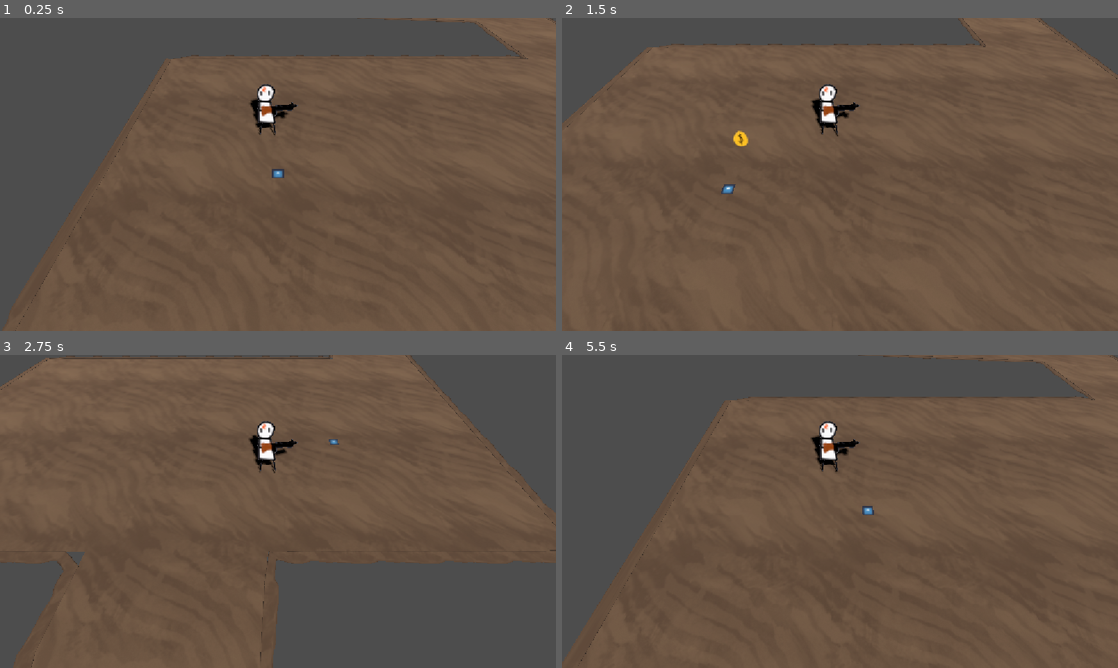
Above: before the commit, frames 1-4 (two rows, left to right).
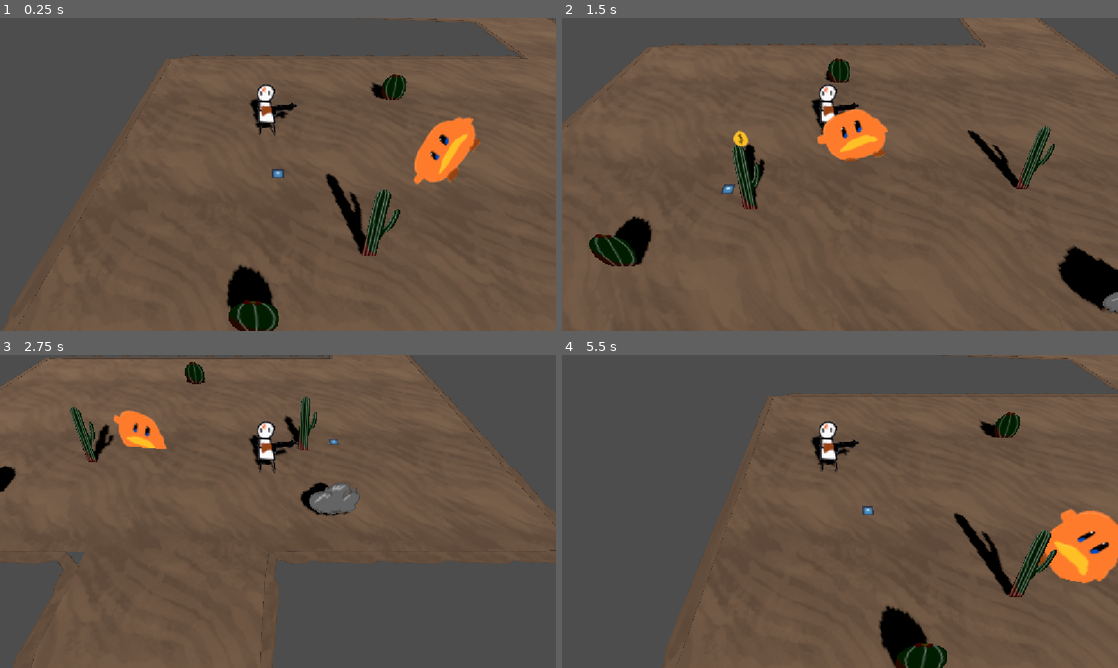
Above: after the commit, the same moments.

Repository: gmuGADIG/DEADSHOT
Game: Godot game, scene res://world/levels/desert_large/level_desert_large.tscn
Same seed, same stepped clock (60 frames per second), same inputs: the game is played once before the commit and once after it. This scene is started directly instead of the project's main scene. The engine's default icon, where the game draws it, is replaced by a stand-in: a white triangle on a blue panel in a dark square.
Inputs (mouse positions are in pixels of both pictures, inside the frame that each line leads up to):
- Up to frame 1 (0.25 s): no input
- Up to frame 2 (1.5 s): move the mouse to (962, 158) at 0.52 s; hold D (move_right) 0.53-1.28 s; hold E (interact) 0.53-1.28 s; move the mouse to (728, 190) at 1.27 s; hold S (move_down) from 1.28 s (still down); click (728, 190) at 1.35 s
- Up to frame 3 (2.75 s): tap E (interact) at 1.55 s; move the mouse to (333, 442) at 2.02 s; release S (move_down) at 2.03 s; hold D (move_right) from 2.03 s (still down); hold E (interact) from 2.03 s (still down)
- Up to frame 4 (5.5 s): move the mouse to (812, 574) at 2.77 s; release D (move_right) at 2.78 s; release E (interact) at 2.78 s; hold W (move_up) 2.78-3.53 s; tap Space (roll) at 2.85 s; tap E (interact) at 3.05, 3.8, 4.35, 5.3 s; move the mouse to (1006, 558) at 3.52 s; hold Right mouse button (whip) 3.53-4.28 s; hold A (move_left) 3.53-5.03 s; move the mouse to (673, 464) at 4.27 s; move the mouse to (867, 511) at 5.02 s; press the mouse at (867, 511) at 5.03 s; hold S (move_down) from 5.03 s (still down)

The runs differ from the first frame. In frame 1, 4.8% of the frame differs, in the area x 40-87%, y 18-100%; in frame 2, 6.0%; in frame 3, 2.9%; in frame 4, 14%, in the area x 0-100%, y 0-100%.

Commit message:
Placeholder interactables (WIP)
Placed some interactable objects to fill out the layout.

Diff:
--- a/world/levels/desert_large/level_desert_large.tscn
+++ b/world/levels/desert_large/level_desert_large.tscn
@@ -1,8 +1,13 @@
-[gd_scene load_steps=6 format=3 uid="uid://crgv6bkolrlyy"]
+[gd_scene load_steps=11 format=3 uid="uid://crgv6bkolrlyy"]
 
 [ext_resource type="PackedScene" uid="uid://bk60c4813t663" path="res://world/levels/level_base.tscn" id="1_b00wy"]
 [ext_resource type="Resource" uid="uid://q24ustx30otu" path="res://world/floor/sand/sand.tres" id="2_5t0jw"]
 [ext_resource type="PackedScene" uid="uid://rberd5xw8srm" path="res://world/transitions/transition.tscn" id="2_8watp"]
+[ext_resource type="PackedScene" uid="uid://d1e8myf75tnlv" path="res://world/interactables/cover/cover_cactus_large.tscn" id="4_xa3ak"]
+[ext_resource type="PackedScene" uid="uid://c8a3ul47e6b2y" path="res://world/interactables/cover/cover_boulder.tscn" id="7_afdcq"]
+[ext_resource type="PackedScene" uid="uid://bricos36gg40h" path="res://world/interactables/barrel/barrel.tscn" id="8_afdcq"]
+[ext_resource type="PackedScene" uid="uid://c2bxn6p802s68" path="res://world/interactables/cover/cover_cactus_small.tscn" id="8_bu2xb"]
+[ext_resource type="PackedScene" uid="uid://ckbr1getgwitd" path="res://world/interactables/tumbleweed/tumbleweed.tscn" id="9_bu2xb"]
 
 [sub_resource type="NavigationMesh" id="NavigationMesh_afdcq"]
 vertices = PackedVector3Array(-10.250001, 0.489998, -33.554787, -10.250001, 0.489998, -31.804787, -8.750001, 0.489998,  …(1947 unchanged characters)…
@@ -43,7 +48,7 @@
 target_scene = "uid://blppqsxslhh07"
 target_entry_point = "Right"
 
-[node name="Entry_South" parent="TransitionAreas" index="1" instance=ExtResource("2_8watp")]
+[node name="Right" parent="TransitionAreas" index="1" instance=ExtResource("2_8watp")]
 transform = Transform3D(-5.2797706e-08, 0, 1.2078707, 0, 1, 0, -1.2078707, 0, -5.2797706e-08, 14.213625, 0, 25.25497)
 target_scene = "uid://d0lbvne2ofk7c"
 target_entry_point = "Left"
@@ -53,3 +58,91 @@
 
 [node name="Player" parent="." index="5"]
 transform = Transform3D(1.2078707, 0, 0, 0, 1, 0, 0, 0, 1.2078707, 6.2078705, 0, -10.415741)
+
+[node name="Boulder" type="Node" parent="." index="7"]
+
+[node name="Boulder" parent="Boulder" index="0" instance=ExtResource("7_afdcq")]
+transform = Transform3D(1, 0, 0, 0, 1, 0, 0, 0, 1, 19.811537, 0.17816657, -2.0705712)
+
+[node name="Boulder2" parent="Boulder" index="1" instance=ExtResource("7_afdcq")]
+transform = Transform3D(1, 0, 0, 0, 1, 0, 0, 0, 1, 18.462555, 0.1781648, -27.93689)
+
+[node name="Boulder3" parent="Boulder" index="2" instance=ExtResource("7_afdcq")]
+transform = Transform3D(1, 0, 0, 0, 1, 0, 0, 0, 1, 17.201342, 0.17816389, -26.712894)
+
+[node name="Boulder4" parent="Boulder" index="3" instance=ExtResource("7_afdcq")]
+transform = Transform3D(1, 0, 0, 0, 1, 0, 0, 0, 1, 18.515718, 0.17816478, -25.28032)
+
+[node name="Boulder5" parent="Boulder" index="4" instance=ExtResource("7_afdcq")]
+transform = Transform3D(1, 0, 0, 0, 1, 0, 0, 0, 1, 17.042234, 0.17816493, -24.416393)
+
+[node name="Boulder6" parent="Boulder" index="5" instance=ExtResource("7_afdcq")]
+transform = Transform3D(1, 0, 0, 0, 1, 0, 0, 0, 1, 11.21336, 0.17816426, -26.50298)
+
+[node name="Boulder7" parent="Boulder" index="6" instance=ExtResource("7_afdcq")]
+transform = Transform3D(1, 0, 0, 0, 1, 0, 0, 0, 1, 0.94015527, 0.17816462, -29.55384)
+
+[node name="Boulder8" parent="Boulder" index="7" instance=ExtResource("7_afdcq")]
+transform = Transform3D(1, 0, 0, 0, 1, 0, 0, 0, 1, 5.5779686, 0.1781647, -30.717464)
+
+[node name="Boulder9" parent="Boulder" index="8" instance=ExtResource("7_afdcq")]
+transform = Transform3D(1, 0, 0, 0, 1, 0, 0, 0, 1, 12.396245, 0.17816356, -34.385365)
+
+[node name="Boulder10" parent="Boulder" index="9" instance=ExtResource("7_afdcq")]
+transform = Transform3D(1, 0, 0, 0, 1, 0, 0, 0, 1, 13.794845, 0.17816448, -33.580948)
+
+[node name="Boulder11" parent="Boulder" index="10" instance=ExtResource("7_afdcq")]
+transform = Transform3D(1, 0, 0, 0, 1, 0, 0, 0, 1, 14.980199, 0.17816451, -32.758507)
+
+[node name="Boulder12" parent="Boulder" index="11" instance=ExtResource("7_afdcq")]
+transform = Transform3D(1, 0, 0, 0, 1, 0, 0, 0, 1, 15.4549465, 0.17816478, -31.566849)
+
+[node name="Boulder13" parent="Boulder" index="12" instance=ExtResource("7_afdcq")]
+transform = Transform3D(1, 0, 0, 0, 1, 0, 0, 0, 1, 19.207636, 0.17816505, -46.157387)
+
+[node name="Boulder14" parent="Boulder" index="13" instance=ExtResource("7_afdcq")]
+transform = Transform3D(1, 0, 0, 0, 1, 0, 0, 0, 1, 19.14983, 0.17816395, -47.24311)
+
+[node name="Boulder15" parent="Boulder" index="14" instance=ExtResource("7_afdcq")]
+transform = Transform3D(1, 0, 0, 0, 1, 0, 0, 0, 1, 20.913963, 0.17816347, -47.29476)
+
+[node name="Cacti" type="Node" parent="." index="8"]
+
+[node name="Small_Cacti" type="Node" parent="Cacti" index="0"]
+
+[node name="CactusSmall" parent="Cacti/Small_Cacti" index="0" instance=ExtResource("8_bu2xb")]
+transform = Transform3D(1, 0, 0, 0, 1, 0, 0, 0, 1, 5.601919, 3.8467604e-07, -3.0178459)
+
+[node name="CactusSmall2" parent="Cacti/Small_Cacti" index="1" instance=ExtResource("8_bu2xb")]
+transform = Transform3D(1, 0, 0, 0, 1, 0, 0, 0, 1, 12.14134, -5.2422085e-05, -12.818533)
+
+[node name="Large_Cacti" type="Node" parent="Cacti" index="1"]
+
+[node name="CactusLarge" parent="Cacti/Large_Cacti" index="0" instance=ExtResource("4_xa3ak")]
+transform = Transform3D(1, 0, 0, 0, 1, 0, 0, 0, 1, 19.09703, -2.0367612e-07, -6.099324)
+
+[node name="CactusLarge2" parent="Cacti/Large_Cacti" index="1" instance=ExtResource("4_xa3ak")]
+transform = Transform3D(1, 0, 0, 0, 1, 0, 0, 0, 1, 9.072891, -6.496742e-07, -5.2471523)
+
+[node name="CactusLarge3" parent="Cacti/Large_Cacti" index="2" instance=ExtResource("4_xa3ak")]
+transform = Transform3D(1, 0, 0, 0, 1, 0, 0, 0, 1, 8.384895, -1.6032386e-06, -44.77323)
+
+[node name="Tumbleweeds" type="Node" parent="." index="9"]
+
+[node name="Tumbleweed" parent="Tumbleweeds" index="0" instance=ExtResource("9_bu2xb")]
+transform = Transform3D(1, 0, 0, 0, 1, 0, 0, 0, 1, 11.923746, 0.18278442, -7.6265445)
+
+[node name="Tumbleweed2" parent="Tumbleweeds" index="1" instance=ExtResource("9_bu2xb")]
+transform = Transform3D(1, 0, 0, 0, 1, 0, 0, 0, 1, 16.675835, 0.18278296, -44.48444)
+
+[node name="Tumbleweed3" parent="Tumbleweeds" index="2" instance=ExtResource("9_bu2xb")]
+transform = Transform3D(1, 0, 0, 0, 1, 0, 0, 0, 1, 23.102127, 0.18278383, -50.378468)
+
+[node name="CactusSmall" parent="Tumbleweeds" index="3" instance=ExtResource("8_bu2xb")]
+transform = Transform3D(1, 0, 0, 0, 1, 0, 0, 0, 1, 19.142859, -2.7973333e-06, -51.416737)
+
+[node name="Barrel" parent="Tumbleweeds" index="4" instance=ExtResource("8_afdcq")]
+transform = Transform3D(1, 0, 0, 0, 1, 0, 0, 0, 1, 14.82678, 0.06111574, -49.835487)
+
+[node name="Barrel2" parent="Tumbleweeds" index="5" instance=ExtResource("8_afdcq")]
+transform = Transform3D(1, 0, 0, 0, 1, 0, 0, 0, 1, 12.6748905, 0.061111998, -47.962082)
